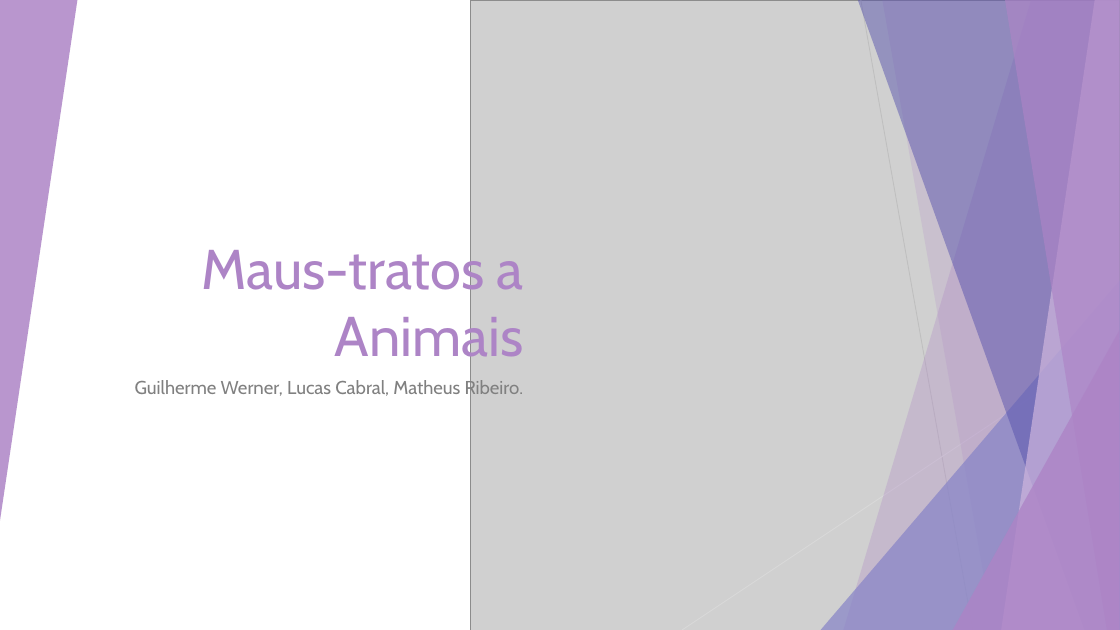
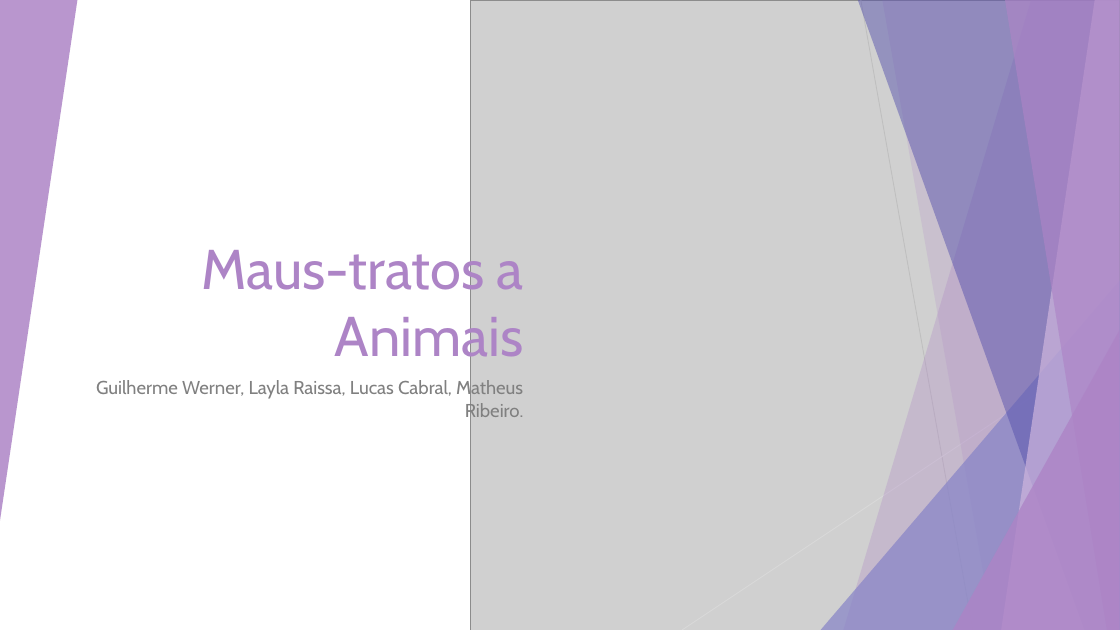
Before and after one commit to guilhermewerner/ti2, a slide deck: slide 1 of Documentation/MausTratos.pptx. Drawn at 1120x630 pixels with LibreOffice and Linux fonts; fonts in the diff are those of the drawing; grey boxes stand for pictures. Boxes give left, top, right and bottom in pixels: in the first picture for what was removed or moved away, otherwise in the second. Text is boxed around its words. In the diff, an @@ line names an element or a change of style, - is before the commit and + after.

```diff
--- a/Documentation/MausTratos.pptx
+++ b/Documentation/MausTratos.pptx
@@ subtitle at (x1=96, y1=379, x2=524, y2=422): text changed @@
-Guilherme Werner, Lucas Cabral, Matheus Ribeiro.
+Guilherme Werner, Layla Raissa, Lucas Cabral, Matheus Ribeiro.
```
